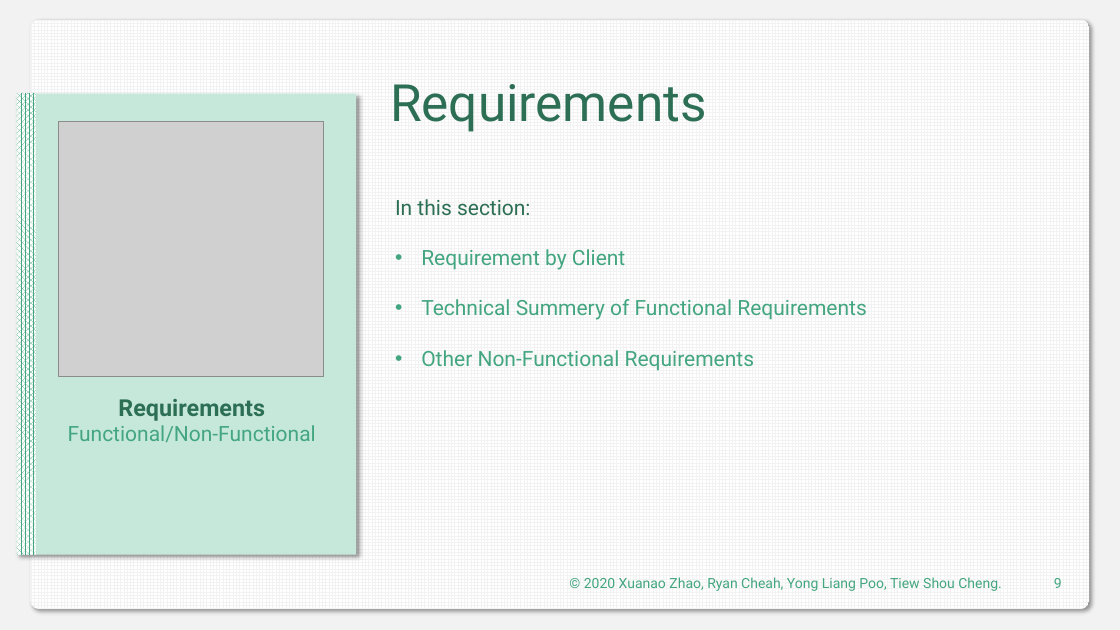
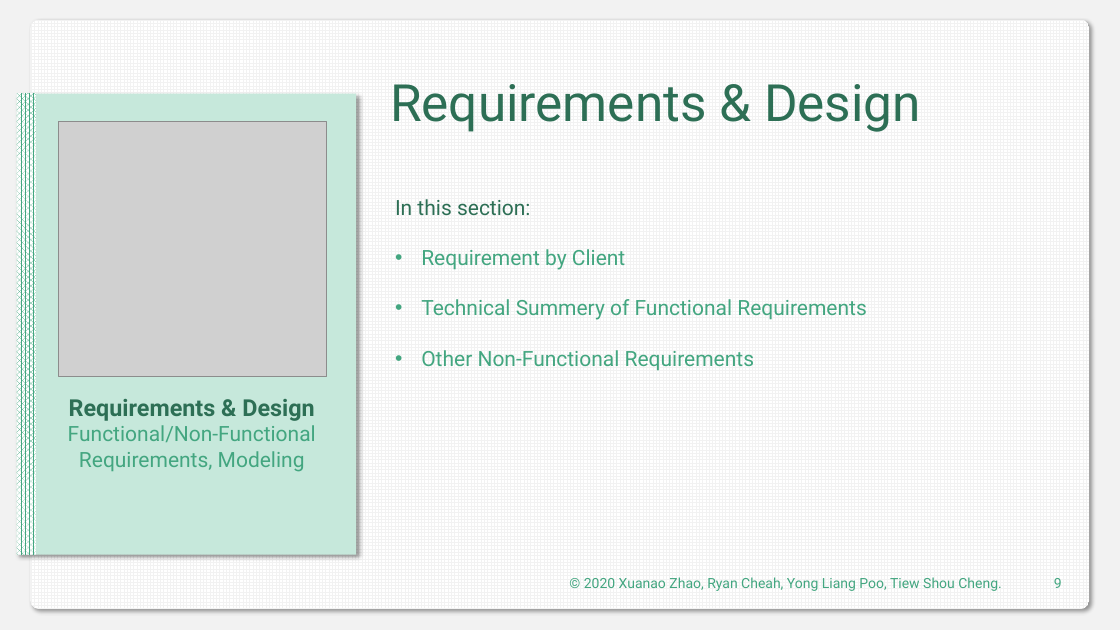
Before and after one commit to DIT202003G1/SAD-Assignment, a slide deck: slide 9 of Presentaion.pptx. Drawn at 1120x630 pixels with LibreOffice and Linux fonts; fonts in the diff are those of the drawing; grey boxes stand for pictures. Boxes give left, top, right and bottom in pixels: in the first picture for what was removed or moved away, otherwise in the second. Text is boxed around its words. In the diff, an @@ line names an element or a change of style, - is before the commit and + after.

```diff
--- a/Presentaion.pptx
+++ b/Presentaion.pptx
@@ text at box(390, 84, 921, 132): text changed @@
-Requirements
+Requirements & Design
@@ picture: place and size @@
-picture at box(58, 122, 323, 377)
+picture at box(58, 122, 327, 377)
@@ text at box(68, 399, 316, 472): text changed @@
-Requirements
-Functional/Non-Functional
+Requirements & Design
+Functional/Non-Functional Requirements, Modeling
```
Also in this commit, not shown: 4 other slides changed, 26 slides added.
